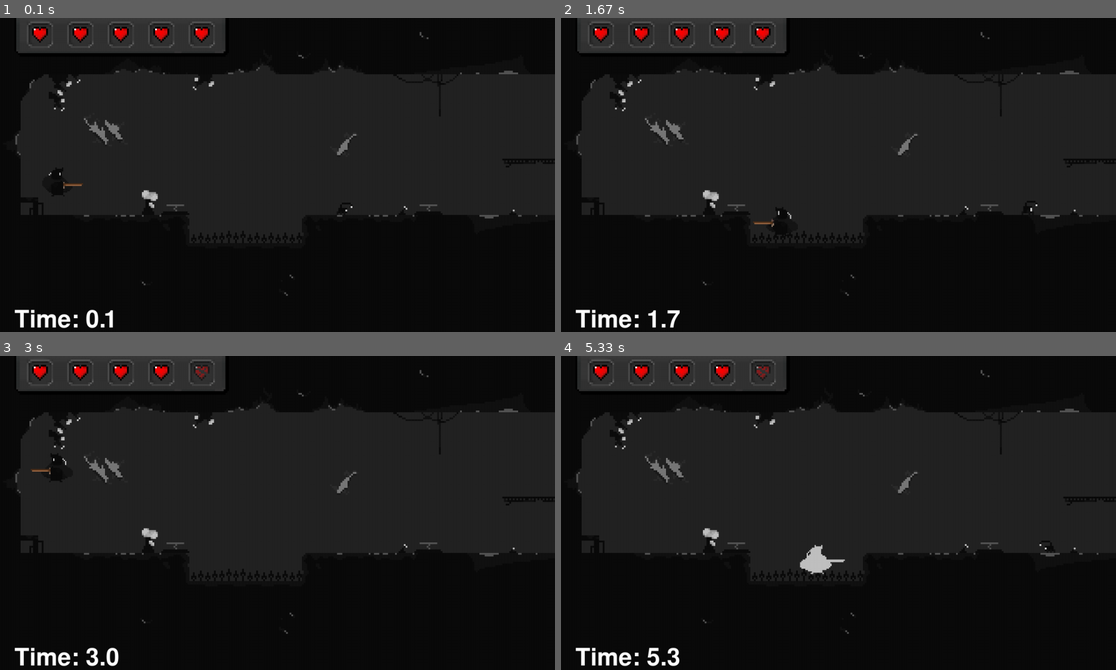
Above: before the commit, frames 1-4 (two rows, left to right).
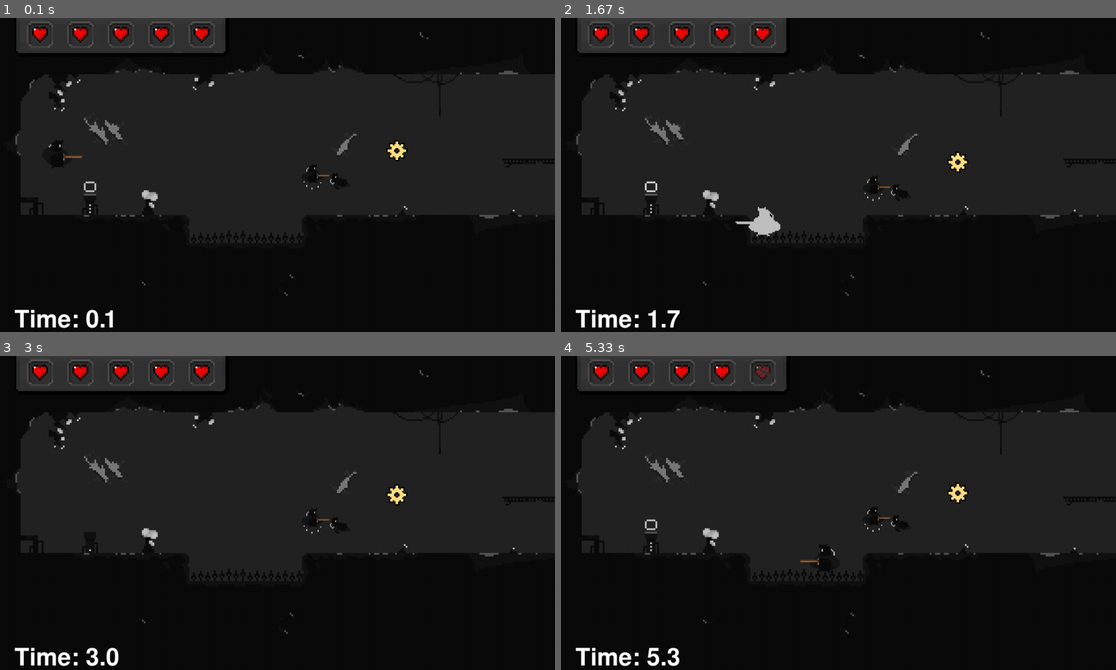
Above: after the commit, the same moments.

Repository: James-Cocker/Pygame-Platformer
Game: pygame game, started from Python_Platformer.py
Two runs of this game, one before a commit and one after it. Both use one fixed random seed, a clock stepped at 60 frames per second and the inputs below.
Inputs:
- Up to frame 1 (0.1 s): no input
- Up to frame 2 (1.67 s): hold Right 0.33-0.8 s; hold Right 0.83-1.3 s; tap Space at 0.9, 1.2, 1.4 s; hold Left from 1.33 s (still down)
- Up to frame 3 (3 s): tap Space at 1.7 s; release Left at 1.87 s
- Up to frame 4 (5.33 s): hold Right 4.3-4.77 s; tap Space at 4.37, 4.67, 4.87, 5.17 s; hold Right 4.8-5.27 s; hold Left from 5.3 s (still down)

The runs differ from the first frame. In frame 1, 0.5% of the frame differs, in the area x 8-79%, y 38-63%; in frame 2, 0.7%, in the area x 15-86%, y 42-70%; in frame 3, 0.4%; in frame 4, 0.7%.

Commit message:
Double Jump

Diff:
--- a/Levels.py
+++ b/Levels.py
@@ -21,15 +21,14 @@
         self.ProgrammerMode = ProgrammerMode
 
         # Health Bar
-        print(PlayerLivesAndAbilities)
         self.PlayerLives = PlayerLivesAndAbilities[0]
         self.HealthBarImg = pygame.image.load('MenuItems/Health Bar/' + str(self.PlayerLives) + '.png').convert_alpha()
 
         # Player Abilities
-        self.PlayerLivesAndAbilities = PlayerLivesAndAbilities
-        self.SpacePressed = False
-        self.PlayerDoubleJump = PlayerLivesAndAbilities[1]
-        self.PlayerDash = PlayerLivesAndAbilities[2]
+        self.SpacePressed = False           # Used to get the keydown for space, when user presses double jump
+        self.PlayerLivesAndAbilities = PlayerLivesAndAbilities          # An array in the form [ No. of lives (between 1 and 5), double jump collected?, dash collected? ]
+        #self.PlayerDoubleJump = PlayerLivesAndAbilities[1]
+        #self.PlayerDash = PlayerLivesAndAbilities[2]
 
         # Setup Level
         self.setup_level(level_data)
@@ -66,6 +65,8 @@
         InvisibleEnemyWall = 286
         goldengear = 307
         PlayerSpawn = 285
+        doublejump = 287
+        dash = 288
 
         self.RespawnReached = 0
         self.RespawnPointLocations = []                 # Variable to store the x and y position of each respawn point
@@ -129,8 +130,18 @@
                     self.GoldenGear = tile
                     self.tiles.add(tile)
                     self.AnimatedObjects.add(tile)
+                elif CurrentValue == doublejump:
+                    print("Make double jump")
+                    tile = DoubleJump((x,y), (64,58), TileSize, 'DoubleJump', 30)
+                    self.tiles.add(tile)
+                    self.AnimatedObjects.add(tile)
+                elif CurrentValue == dash:
+                    print("Make dash")
+                    tile = Dash((x,y), (46,38), TileSize, 'Dash', 30)
+                    self.tiles.add(tile)
+                    self.AnimatedObjects.add(tile)
                 elif CurrentValue == PlayerSpawn:
-                    PlayerSprite = Player((x, y), self.PlayerDoubleJump, self.PlayerDash)
+                    PlayerSprite = Player((x, y), self.PlayerLivesAndAbilities[1], self.PlayerLivesAndAbilities[2])
                     self.player.add(PlayerSprite)
 
 
@@ -270,6 +281,18 @@
                     self.CollectedGoldenGear = True
                     sprite.kill()
 
+                elif sprite.type == 'DoubleJump':
+                    PlayGoldenGearCollection()
+                    self.PlayerLivesAndAbilities[1] = True          # An array in the form [ No. of lives (between 1 and 5), double jump collected?, dash collected? ]
+                    player.ObtainedDoubleJump = True
+                    sprite.kill()
+
+                elif sprite.type == 'Dash':
+                    PlayGoldenGearCollection()
+                    self.PlayerLivesAndAbilities[2] = True          # An array in the form [ No. of lives (between 1 and 5), double jump collected?, dash collected? ]
+                    player.ObtainedDash = True
+                    sprite.kill()
+
 
                 # PLAYER Y COLLISION CHECKS:
 
--- a/Levels/Level 0/Abstract Level 0.tmx
+++ b/Levels/Level 0/Abstract Level 0.tmx
@@ -11,7 +11,7 @@
 143,0,0,0,0,0,0,0,0,0,0,0,0,0,0,0,0,0,0,0,0,0,0,0,0,0,0,0,0,0,143,143,0,0,0,0,0,0,0,0,143,143,143,143,0,0,0,0,0,0,0,306,0,0,0,0,0,0,0,0,143,0,0,0,0,0,0,0,0,0,0,0,143,143,0,0,0,0,0,0,0,0,0,0,0,0,0,0,0,143,
 143,0,0,0,0,0,0,0,0,0,0,0,0,0,0,0,0,0,0,0,0,0,0,0,0,0,0,0,0,0,0,0,0,0,0,0,0,0,0,0,0,0,0,0,0,0,0,0,143,143,143,143,143,143,143,0,0,0,0,0,143,0,0,0,0,0,0,0,0,0,0,143,143,0,0,0,0,0,0,0,0,0,0,0,0,0,0,0,0,143,
 143,0,286,0,0,0,0,0,0,0,0,0,0,0,308,0,0,0,0,0,0,0,0,143,143,143,143,0,291,0,0,0,0,0,287,0,0,0,0,0,0,0,0,0,0,74,61,73,143,0,0,0,0,0,143,0,0,0,0,0,143,0,0,0,0,143,143,143,143,143,143,143,0,0,0,0,0,271,271,0,0,0,0,295,296,0,0,0,0,143,
-143,0,0,292,0,0,0,0,0,0,0,0,0,0,0,0,0,0,74,60,61,73,0,143,0,0,143,143,143,143,143,143,143,143,271,272,272,271,271,143,143,0,0,0,0,0,0,0,143,0,0,0,0,0,143,271,271,271,0,271,143,0,0,0,143,143,0,0,0,0,143,143,0,0,0,0,0,143,143,0,0,0,0,309,310,0,0,0,0,143,
+143,0,0,292,0,0,0,0,0,0,0,288,289,0,0,0,0,0,74,60,61,73,0,143,0,0,143,143,143,143,143,143,143,143,271,272,272,271,271,143,143,0,0,0,0,0,0,0,143,0,0,0,0,0,143,271,271,271,0,271,143,0,0,0,143,143,0,0,0,0,143,143,0,0,0,0,0,143,143,0,0,0,0,309,310,0,0,0,0,143,
 143,0,0,306,0,0,0,0,0,0,0,0,0,0,0,0,0,0,0,0,0,0,0,143,0,0,0,0,0,0,0,0,0,0,0,0,0,0,0,0,143,143,143,143,143,143,143,143,143,0,0,0,0,0,143,143,143,143,0,143,143,143,143,143,143,0,0,0,0,0,0,0,0,0,0,282,0,143,143,0,0,0,0,323,324,0,0,0,0,143,
 143,143,143,143,143,143,143,271,272,271,271,143,143,143,143,143,143,143,143,143,143,143,143,143,0,0,0,0,0,0,0,0,0,0,0,0,0,0,0,0,0,0,0,0,0,0,0,0,0,0,0,0,0,0,0,143,0,0,0,0,0,0,0,0,0,0,0,0,0,0,0,0,0,0,143,143,143,143,143,143,143,143,143,143,143,143,143,143,143,143,
 0,0,0,0,0,0,0,0,0,0,0,0,0,0,0,0,0,0,0,0,0,0,0,0,0,0,0,0,0,0,0,0,0,0,0,0,0,0,0,0,0,0,0,0,0,0,0,0,0,0,0,0,0,0,0,143,0,0,0,291,0,0,0,0,0,0,0,0,0,0,0,0,0,143,143,0,0,0,0,0,0,0,0,0,0,0,0,0,0,0,
--- a/Levels/Level 0/Level 0.csv
+++ b/Levels/Level 0/Level 0.csv
@@ -1,10 +1,10 @@
 -1,-1,-1,-1,-1,-1,-1,-1,-1,-1,-1,-1,-1,-1,-1,-1,-1,-1,-1,-1,-1,-1,-1,-1,-1,-1,-1,-1,-1,-1,-1,-1,-1,142,142,142,142,142,142,142,-1,-1,-1,-1,142,142,142,142,142,142,142,142,142,142,142,142,142,142,142,142,-1,-1,-1,-1,-1,-1,-1,-1,-1,-1,-1,-1,-1,-1,-1,-1,-1,-1,-1,-1,-1,-1,-1,-1,-1,-1,-1,-1,-1,-1
-142,142,142,142,142,142,142,142,142,142,142,142,142,142,142,142,142,142,142,142,142,142,142,142,142,142,142,142,142,142,142,142,142,142,-1,-1,307,-1,-1,142,142,-1,-1,142,142,-1,-1,-1,-1 …(143 unchanged characters)…
+142,142,142,142,142,142,142,142,142,142,142,142,142,142,142,142,142,142,142,142,142,142,142,142,142,142,142,142,142,142,142,142,142,142,-1,-1,-1,-1,-1,142,142,-1,-1,142,142,-1,-1,-1,-1 …(143 unchanged characters)…
 142,-1,-1,-1,-1,-1,-1,-1,-1,-1,-1,-1,-1,-1,-1,-1,-1,-1,-1,-1,-1,-1,-1,-1,-1,-1,-1,-1,-1,-1,142,142,-1,-1,-1,-1,-1,-1,-1,-1,142,142,142,142,-1,-1,-1,-1,-1,-1,-1,305,-1,-1,-1,-1,-1,-1,-1,-1,142,-1,-1,-1,-1,-1,-1,-1,-1,-1,-1,-1,142,142,-1,-1,-1,-1,-1,-1,-1,-1,-1,-1,-1,-1,-1,-1,-1,142
 142,-1,-1,-1,-1,-1,-1,-1,-1,-1,-1,-1,-1,-1,-1,-1,-1,-1,-1,-1,-1,-1,-1,-1,-1,-1,-1,-1,-1,-1,-1,-1,-1,-1,-1,-1,-1,-1,-1,-1,-1,-1,-1,-1,-1,-1,-1,-1,142,142,142,142,142,142,142,-1,-1,-1,-1,-1,142,-1,-1,-1,-1,-1,-1,-1,-1,-1,-1,142,142,-1,-1,-1,-1,-1,-1,-1,-1,-1,-1,-1,-1,-1,-1,-1,-1,142
-142,-1,-1,-1,-1,-1,-1,-1,-1,-1,-1,-1,-1,-1,-1,-1,-1,-1,-1,-1,-1,-1,-1,142,142,142,142,-1,-1,-1,-1,-1,-1,-1,-1,-1,-1,-1,-1,-1,-1,-1,-1,-1,-1,73,60,72,142,-1,-1,-1,-1,-1,142,-1,-1,-1,-1,-1,142,-1,-1,-1,-1,142,142,142,142,142,142,142,-1,-1,-1,-1,-1,270,270,-1,-1,-1,-1,294,295,-1,-1,-1,-1,142
-142,-1,285,-1,-1,-1,-1,-1,-1,-1,-1,-1,-1,-1,-1,-1,-1,-1,73,59,60,72,-1,142,-1,-1,142,142,142,142,142,142,142,142,270,271,271,270,270,142,142,-1,-1,290,281,-1,-1,-1,142,-1,-1,-1,-1,-1,142,270,27 …(112 unchanged characters)…
-142,-1,-1,-1,-1,-1,281,-1,-1,-1,286,-1,290,-1,-1,281,-1,-1,-1,-1,-1,-1,-1,142,-1,-1,-1,-1,-1,-1,-1,-1,-1,-1,-1,-1,-1,-1,-1,-1,142,142,142,142,142,142,142,142,142,-1,-1,-1,-1,-1,142,142,142,142,-1,142,142,142,142,142,142,-1,-1,-1,-1,-1,-1,-1,-1,-1,-1,281,-1,142,142,-1,-1,-1,-1,322,323,-1,-1,-1,-1,142
+142,-1,285,-1,-1,-1,-1,-1,-1,-1,-1,-1,-1,-1,307,-1,-1,-1,-1,-1,-1,-1,-1,142,142,142,142,-1,290,-1,-1,-1,-1,-1,286,-1,-1,-1,-1,-1,-1,-1,-1,-1,-1,73,60,72,142,-1,-1,-1,-1,-1,142,-1,-1,-1,-1,-1,142,-1,-1,-1,-1,142,142,142,142,142,142,142,-1,-1,-1,-1,-1,270,270,-1,-1,-1,-1,294,295,-1,-1,-1,-1,142
+142,-1,-1,291,-1,-1,-1,-1,-1,-1,-1,287,288,-1,-1,-1,-1,-1,73,59,60,72,-1,142,-1,-1,142,142,142,142,142,142,142,142,270,271,271,270,270,142,142,-1,-1,-1,-1,-1,-1,-1,142,-1,-1,-1,-1,-1,142,270,27 …(112 unchanged characters)…
+142,-1,-1,305,-1,-1,-1,-1,-1,-1,-1,-1,-1,-1,-1,-1,-1,-1,-1,-1,-1,-1,-1,142,-1,-1,-1,-1,-1,-1,-1,-1,-1,-1,-1,-1,-1,-1,-1,-1,142,142,142,142,142,142,142,142,142,-1,-1,-1,-1,-1,142,142,142,142,-1,142,142,142,142,142,142,-1,-1,-1,-1,-1,-1,-1,-1,-1,-1,281,-1,142,142,-1,-1,-1,-1,322,323,-1,-1,-1,-1,142
 142,142,142,142,142,142,142,270,271,270,270,142,142,142,142,142,142,142,142,142,142,142,142,142,-1,-1,-1,-1,-1,-1,-1,-1 …(191 unchanged characters)…
--1,-1,-1,-1,-1,-1,-1,-1,-1,-1,-1,-1,-1,-1,-1,-1,-1,-1,-1,-1,-1,-1,-1,-1,-1,-1,-1,-1,-1,-1,-1,-1,-1,-1,-1,-1,-1,-1,-1,-1,-1,-1,-1,-1,-1,-1,-1,-1,-1,-1,-1,-1,-1,-1,-1,142,-1,-1,-1,-1,-1,-1,-1,-1,-1,-1,-1,-1,-1,-1,-1,-1,281,142,142,-1,-1,-1,-1,-1,-1,-1,-1,-1,-1,-1,-1,-1,-1,-1
+-1,-1,-1,-1,-1,-1,-1,-1,-1,-1,-1,-1,-1,-1,-1,-1,-1,-1,-1,-1,-1,-1,-1,-1,-1,-1,-1,-1,-1,-1,-1,-1,-1,-1,-1,-1,-1,-1,-1,-1,-1,-1,-1,-1,-1,-1,-1,-1,-1,-1,-1,-1,-1,-1,-1,142,-1,-1,-1,290,-1,-1,-1,-1,-1,-1,-1,-1,-1,-1,-1,-1,-1,142,142,-1,-1,-1,-1,-1,-1,-1,-1,-1,-1,-1,-1,-1,-1,-1
 -1,-1,-1,-1,-1,-1,-1,-1,-1,-1,-1,-1,-1,-1,-1,-1,-1,-1,-1,-1,-1,-1,-1,-1,-1,-1,-1,-1,-1,-1,-1,-1,-1,-1,-1,-1,-1,-1,-1,-1,-1,-1,-1,-1,-1,-1,-1,-1,-1,-1,-1,-1,-1,-1,-1,142,142,142,142,142,142,142,142,142,142,142,271,271,271,271,142,142,142,142,-1,-1,-1,-1,-1,-1,-1,-1,-1,-1,-1,-1,-1,-1,-1,-1
--- a/Python_Platformer.py
+++ b/Python_Platformer.py
@@ -14,6 +14,8 @@
 
 # Set current level to intro (0th level)
 CurrentLevelNum = 0
+NumberOfLastLevel = 1
+GameWon = False
 
 # Player background game music
 mixer.music.load('MenuItems/BackgroundMusic.mp3')
@@ -22,10 +24,11 @@
 
 # Set player lives and abilities - This is not done in 'player' or 'Levels' as the player should retain their number of lives through the entire playthrough (they are never reset back to 5)
 # This is in the format [ No. of lives (between 1 and 5), double jump collected?, dash collected? ]
-PlayerLivesAndAbilities = [5, True, True]
+PlayerLivesAndAbilities = [5, False, True]
 
 # Routine to load and return the next level automatically after the prvious has been completed
-def MoveToNextLevel(CurrentLevelNum, TempToDisableTimer, PlayerLivesAndAbilities):
+def MoveToNextLevel(CurrentLevelNum, PlayerLivesAndAbilities):
+    TempToDisableTimer = CurrentLevel.ToDisableTimer
     CurrentLevelNum += 1
     CSVPath = 'Levels/Level ' + str(CurrentLevelNum) + '/Level ' + str(CurrentLevelNum) + '.csv'
     return Level(ImportCSV(CSVPath), screen, CurrentLevelNum, ProgrammerMode, InGameMenu, TempToDisableTimer, PlayerLivesAndAbilities), CurrentLevelNum
@@ -59,10 +62,11 @@
     # Running the next level when the player compltes the first one
     if CurrentLevel.FinishedLevel == False:
         CurrentLevel.run()
+    elif CurrentLevelNum < NumberOfLastLevel:
+        CurrentLevel, CurrentLevelNum = MoveToNextLevel(CurrentLevelNum, PlayerLivesAndAbilities)
     else:
-        TempToDisableTimer = CurrentLevel.ToDisableTimer
-        PlayerLives = CurrentLevel.PlayerLives
-        CurrentLevel, CurrentLevelNum = MoveToNextLevel(CurrentLevelNum, TempToDisableTimer, PlayerLives)
+        # Display winning screen and return back to menu
+        break
 
     # Update the screen and keep the frame rate at 60
     pygame.display.update()
Binary file added: SpriteSheets/AnimatedObjects/Dash/Idle/1.png
Binary file added: SpriteSheets/AnimatedObjects/Double Jump/Idle/1.png
Binary file changed: SpriteSheets/Blocks/Tileset with Background.png
